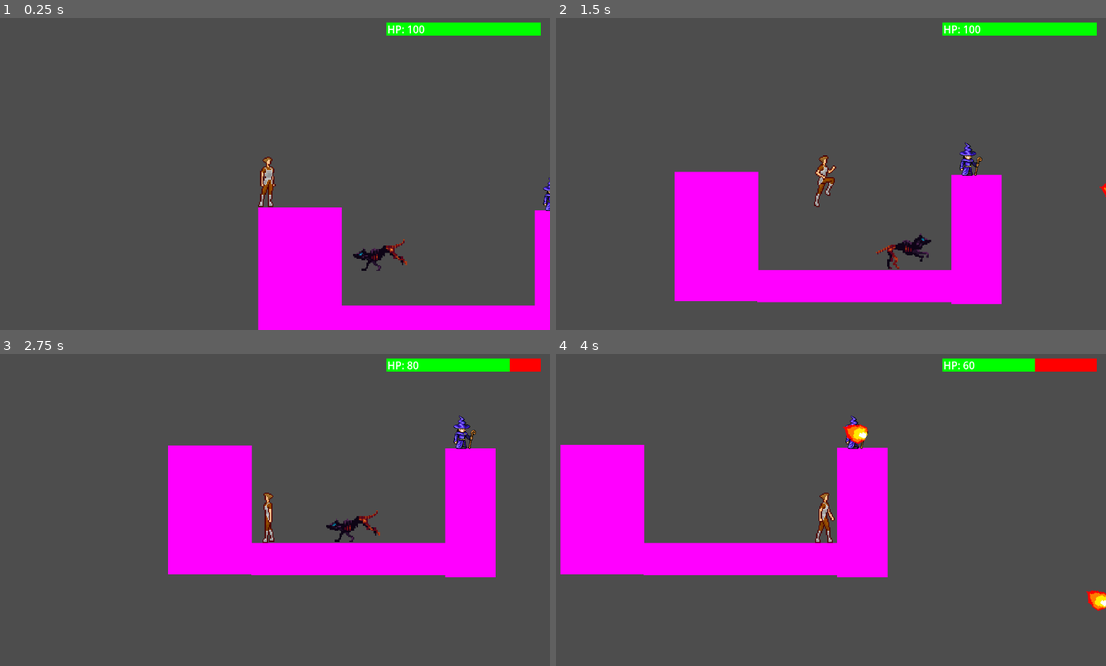
Above: before the commit, frames 1-4 (two rows, left to right).
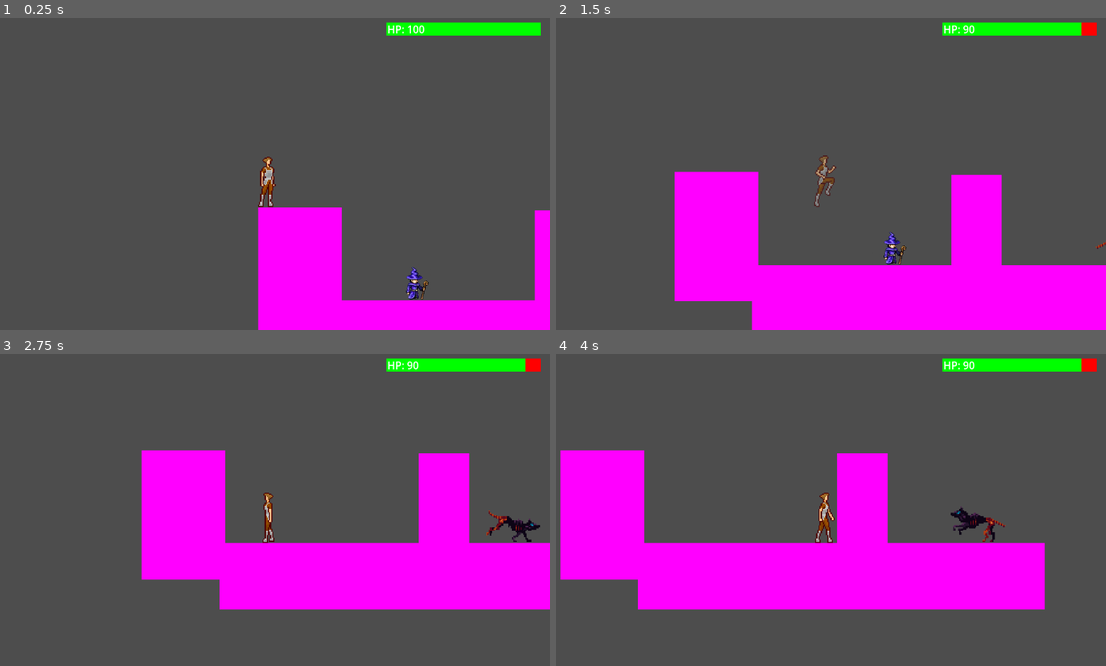
Above: after the commit, the same moments.

Repository: Max-Harold/GameJam25UD
Game: Godot game, scene res://scenes/test.tscn
Two runs of this game, one before a commit and one after it. Both use one fixed random seed, a clock stepped at 60 frames per second and the inputs below.
Inputs:
- Up to frame 1 (0.25 s): no input
- Up to frame 2 (1.5 s): tap Enter (ui_accept) at 0.5, 0.77 s; hold Right (ui_right) from 0.53 s (still down)
- Up to frame 3 (2.75 s): tap Enter (ui_accept) at 1.52 s; release Right (ui_right) at 2.03 s; hold Left (ui_left) from 2.03 s (still down)
- Up to frame 4 (4 s): release Left (ui_left) at 2.78 s; hold Right (ui_right) from 2.78 s (still down); tap Enter (ui_accept) at 3.02, 3.77 s

The runs differ from the first frame. In frame 1, 1.3% of the frame differs, in the area x 62-100%, y 51-93%; in frame 2, 9.7%; in frame 3, 15%, in the area x 25-100%, y 1-82%; in frame 4, 13%.

Commit message:
wizard be groovin'

Diff:
--- a/Globals.gd
+++ b/Globals.gd
@@ -1,9 +1,9 @@
 extends Node
 
 var damage_done = {
-	"foirball": -52,
+	"foirball": -10,
 	"spike": -100,
-	"color_hound": -20
+	"color_hound": -20,
 }
 
 # Called when the node enters the scene tree for the first time.
--- a/enemies/color_hound/color_hound.gd
+++ b/enemies/color_hound/color_hound.gd
@@ -2,8 +2,7 @@
 
 @onready var animated_sprite: AnimatedSprite2D = $AnimatedSprite2D
 
-@export var SPEED: float = 300.0
-const JUMP_VELOCITY = -400.0
+@export var SPEED: float = 200.0
 
 # positive - right
 var x_velocity: float = -SPEED
--- a/enemies/color_hound/color_hound.tscn
+++ b/enemies/color_hound/color_hound.tscn
@@ -119,12 +119,10 @@
 position = Vector2(46.8, 0.4)
 
 [node name="LeftRaycast" type="RayCast2D" parent="."]
-visible = false
 position = Vector2(0, 19.6)
 target_position = Vector2(-5, 0)
 
 [node name="RightRaycast" type="RayCast2D" parent="."]
-visible = false
 position = Vector2(46.8, 17.6)
 target_position = Vector2(5, 0)
 
--- a/enemies/foirwizard/foirwizard.gd
+++ b/enemies/foirwizard/foirwizard.gd
@@ -1,12 +1,65 @@
 extends CharacterBody2D
 var foirball:PackedScene
 var sum=0.0
+var player
+
+@onready var animated_sprite: AnimatedSprite2D = $AnimatedSprite2D
+
+@export var SPEED: float = 100.0
+
+# positive - right
+var x_velocity: float = SPEED
+
+@onready var left_down_raycast: RayCast2D = $LeftDownRaycast
+@onready var right_down_raycast: RayCast2D = $RightDownRaycast
+@onready var right_raycast: RayCast2D = $RightRaycast
+@onready var left_raycast: RayCast2D = $LeftRaycast
+
 func _ready()->void:
+	x_velocity = SPEED
 	foirball=preload('res://foirball/foirball.tscn')
+	player = get_tree().get_first_node_in_group('player')
+
+func _physics_process(delta: float) -> void:
+	# Add the gravity.
+	if not is_on_floor():
+		velocity += get_gravity() * delta
+
+	# Get the input direction and handle the movement/deceleration.
+	# As good practice, you should replace UI actions with custom gameplay actions.
+	var direction := Input.get_axis("ui_left", "ui_right")
+
+	velocity.x = x_velocity
+	var movingRight: bool = x_velocity > 0
+	if movingRight and ((not right_down_raycast.is_colliding() and is_on_floor()) or right_raycast.is_colliding()) :
+		x_velocity = -x_velocity
+		animated_sprite.flip_h = true
+		if right_raycast.is_colliding():
+			var collider = right_raycast.get_collider()
+			if collider.name == "Player":
+				collider.update_health(Globals.damage_done["color_hound"])
+
+	elif not movingRight and ((not left_down_raycast.is_colliding() and is_on_floor()) or left_raycast.is_colliding()):
+		x_velocity = -x_velocity
+		animated_sprite.flip_h = false
+		if left_raycast.is_colliding():
+			var collider = left_raycast.get_collider()
+			if collider.name == "Player":
+				collider.update_health(Globals.damage_done["color_hound"])
+
+
+	move_and_slide()
+
+
 func _process(delta:float)->void:
-	sum+=delta
-	if sum>1:
-		sum=0.0
-		var inst=foirball.instantiate()
-		inst.set_init_data(get_tree().get_first_node_in_group('player').get_position())
-		add_child(inst)
+
+	if not player.is_dead:
+		sum+=delta
+		if sum>1:
+			sum=0.0
+			var inst=foirball.instantiate()
+			player = get_tree().get_first_node_in_group('player')
+			print(player)
+			print(player.position)
+			inst.set_init_data(player.position - position)
+			add_child(inst)
--- a/enemies/foirwizard/foirwizard.tscn
+++ b/enemies/foirwizard/foirwizard.tscn
@@ -1,33 +1,64 @@
-[gd_scene load_steps=6 format=3 uid="uid://ptofbjhqrxqh"]
+[gd_scene load_steps=8 format=3 uid="uid://1wol57ye2v8x"]
 
 [ext_resource type="Script" path="res://enemies/foirwizard/foirwizard.gd" id="1_lyjhq"]
-[ext_resource type="Texture2D" uid="uid://tq4wovlg3mkm" path="res://enemies/foirwizard/idle.png" id="2_nky8f"]
-
-[sub_resource type="AtlasTexture" id="AtlasTexture_kjswt"]
-atlas = ExtResource("2_nky8f")
-region = Rect2(0, 0, 60, 86)
+[ext_resource type="Texture2D" uid="uid://cygicvymcoyt4" path="res://enemies/foirwizard/graphics/foirball-wizard-walk/foir_wizard_walk_bg_0.png" id="3_8368w"]
+[ext_resource type="Texture2D" uid="uid://dddttynb2l5t" path="res://enemies/foirwizard/graphics/foirball-wizard-walk/foir_wizard_walk_bg_1.png" id="4_4plpt"]
+[ext_resource type="Texture2D" uid="uid://cy6da13ho5n0j" path="res://enemies/foirwizard/graphics/foirball-wizard-walk/foir_wizard_walk_bg_2.png" id="5_i3dl1"]
+[ext_resource type="Texture2D" uid="uid://e6uu2pyn3vrc" path="res://enemies/foirwizard/graphics/foirball-wizard-walk/foir_wizard_walk_bg_3.png" id="6_b1nrc"]
 
 [sub_resource type="SpriteFrames" id="SpriteFrames_16ruf"]
 animations = [{
 "frames": [{
 "duration": 1.0,
-"texture": SubResource("AtlasTexture_kjswt")
+"texture": ExtResource("3_8368w")
+}, {
+"duration": 1.0,
+"texture": ExtResource("4_4plpt")
+}, {
+"duration": 1.0,
+"texture": ExtResource("5_i3dl1")
+}, {
+"duration": 1.0,
+"texture": ExtResource("6_b1nrc")
 }],
 "loop": true,
-"name": &"idle",
+"name": &"walk",
 "speed": 5.0
 }]
 
 [sub_resource type="RectangleShape2D" id="RectangleShape2D_ie2ln"]
-size = Vector2(42, 65)
+size = Vector2(51.5, 64.5)
 
-[node name="CharacterBody2D" type="CharacterBody2D"]
+[node name="FoirWizard" type="CharacterBody2D"]
 script = ExtResource("1_lyjhq")
 
 [node name="AnimatedSprite2D" type="AnimatedSprite2D" parent="."]
+position = Vector2(-20, -5)
 sprite_frames = SubResource("SpriteFrames_16ruf")
-animation = &"idle"
+animation = &"walk"
+autoplay = "walk"
+centered = false
 
 [node name="CollisionShape2D" type="CollisionShape2D" parent="."]
-position = Vector2(0, -7.5)
+position = Vector2(26.25, 35.75)
 shape = SubResource("RectangleShape2D_ie2ln")
+
+[node name="LeftRaycast" type="RayCast2D" parent="."]
+position = Vector2(0, 41)
+target_position = Vector2(-5, 0)
+
+[node name="RightRaycast" type="RayCast2D" parent="."]
+position = Vector2(51, 40)
+target_position = Vector2(5, 0)
+
+[node name="LeftDownRaycast" type="RayCast2D" parent="."]
+position = Vector2(1, 43)
+
+[node name="RightDownRaycast" type="RayCast2D" parent="."]
+position = Vector2(52, 44)
+
+[node name="Area2D" type="Area2D" parent="."]
+
+[node name="CollisionShape2D" type="CollisionShape2D" parent="Area2D"]
+position = Vector2(26.25, 35.75)
+shape = SubResource("RectangleShape2D_ie2ln")
--- a/foirball/foirball.gd
+++ b/foirball/foirball.gd
@@ -1,19 +1,26 @@
 extends Sprite2D
-var dest:Vector2
+
+
+var direction:Vector2
+const fireball_speed: float = 1000.0
+var dest_vector: Vector2
 func set_init_data(data):
+	dest_vector = data
 	var pos=get_global_position()
-	var xd=data.x-pos.x
-	var yd=data.y-pos.y
-	var scale=1000000
-	dest=Vector2(pos.x+xd*scale,pos.y+yd*scale)
+	var dx=data.x-pos.x
+	var dy=data.y-pos.y
+	#var scale=1000000
+	direction = Vector2(dx, dy).normalized()
 func _ready()->void:
-	look_at(Vector2(-dest.x,-dest.y))
+	rotate(direction.angle())
+	#look_at(dest_vector)
 func _process(delta: float)->void:
 	var pos=get_global_position()
-	var xd=dest.x-pos.x
-	var yd=dest.y-pos.y
-	var t=sqrt(xd*xd+yd*yd)/10
-	set_global_position(Vector2(pos.x+xd/t,pos.y+yd/t))
+	pos += fireball_speed * delta * direction
+	set_global_position(pos)
 func _on_area_2d_body_entered(body: Node2D) -> void:
-	pass
-	#queue_free()
+	if body.is_in_group('player'):
+		body.update_health(Globals.damage_done['foirball'])
+	print("colliede with "+body.name)
+	if body.name != "foirwizard":
+		queue_free()
--- a/player/player.gd
+++ b/player/player.gd
@@ -11,8 +11,8 @@
 const health_max: int = 100
 var health: int = 100
 
-const SPEED = 300.0
-const JUMP_VELOCITY = -400.0
+@export var SPEED = 300.0
+@export var JUMP_VELOCITY = -400.0
 
 @onready var _animated_sprite = $AnimatedSprite2D
 
@@ -78,7 +78,8 @@
 
 		var collider = collision.get_collider()
 		if collision.get_position().y > global_position.y:
-			if collider.name == "ColorHound":
+			print(collider.name)
+			if collider.name == "ColorHound" or collider.name == "foirwizard":
 				collider.queue_free()
 		else:
 			if collider.name == "ColorHound" and not is_invincible:
--- a/player/player.tscn
+++ b/player/player.tscn
@@ -125,12 +125,17 @@
 
 [node name="AnimatedSprite2D" type="AnimatedSprite2D" parent="."]
 sprite_frames = SubResource("SpriteFrames_l3nvs")
-animation = &"ko"
+animation = &"idle"
 autoplay = "idle"
-frame_progress = 0.551545
 
 [node name="CollisionShape2D" type="CollisionShape2D" parent="."]
 position = Vector2(1.5, 8.5)
 shape = SubResource("RectangleShape2D_dmwmu")
 
 [node name="Camera2D" type="Camera2D" parent="."]
+
+[node name="Area2D" type="Area2D" parent="."]
+
+[node name="CollisionShape2D" type="CollisionShape2D" parent="Area2D"]
+position = Vector2(1.5, 8.5)
+shape = SubResource("RectangleShape2D_dmwmu")
--- a/scenes/test.tscn
+++ b/scenes/test.tscn
@@ -1,18 +1,17 @@
-[gd_scene load_steps=6 format=3 uid="uid://cw1j0nu7440dh"]
+[gd_scene load_steps=7 format=3 uid="uid://cw1j0nu7440dh"]
 
 [ext_resource type="Script" path="res://scenes/level_handler.gd" id="1_bebdf"]
 [ext_resource type="PackedScene" uid="uid://b7wx4ic7bw7hv" path="res://environment/tmp_platform.tscn" id="1_mb6cc"]
 [ext_resource type="PackedScene" uid="uid://bkg6injskej1a" path="res://enemies/color_hound/color_hound.tscn" id="2_akfne"]
 [ext_resource type="PackedScene" uid="uid://b1ioi4bpxgmyn" path="res://player/player.tscn" id="3_adyui"]
 [ext_resource type="PackedScene" uid="uid://bc7jnute1v1jg" path="res://player/player_health.tscn" id="4_0avg7"]
-[ext_resource type="PackedScene" uid="uid://ptofbjhqrxqh" path="res://enemies/foirwizard/foirwizard.tscn" id="5_4n3ym"]
+[ext_resource type="PackedScene" uid="uid://1wol57ye2v8x" path="res://enemies/foirwizard/foirwizard.tscn" id="5_4n3ym"]
 
 [node name="Node2D" type="Node2D"]
 script = ExtResource("1_bebdf")
 
 [node name="ColorHound" parent="." instance=ExtResource("2_akfne")]
-position = Vector2(546, 283)
-SPEED = 200.0
+position = Vector2(1088, 318)
 
 [node name="Wall1" parent="." instance=ExtResource("1_mb6cc")]
 position = Vector2(311, 292)
@@ -24,16 +23,15 @@
 
 [node name="TmpPlatform" parent="." instance=ExtResource("1_mb6cc")]
 position = Vector2(487, 463)
+scale = Vector2(2.06156, 2.07098)
 
 [node name="Player" parent="." node_paths=PackedStringArray("healthbar") instance=ExtResource("3_adyui")]
 position = Vector2(327, 177)
 scale = Vector2(2.245, 2.245)
 healthbar = NodePath("../CanvasLayer/PlayerHealth")
 
-
-
 [node name="foirwizard" parent="." instance=ExtResource("5_4n3ym")]
-position = Vector2(912, 232)
+position = Vector2(581, 349)
 
 [node name="CanvasLayer" type="CanvasLayer" parent="."]
 
Binary file added: enemies/foirwizard/graphics/foirball-wizard-walk/foir_wizard_walk_0.png
Not shown, added: enemies/foirwizard/graphics/foirball-wizard-walk/foir_wizard_walk_0.png.import
Binary file added: enemies/foirwizard/graphics/foirball-wizard-walk/foir_wizard_walk_1.png
Not shown, added: enemies/foirwizard/graphics/foirball-wizard-walk/foir_wizard_walk_1.png.import
Binary file added: enemies/foirwizard/graphics/foirball-wizard-walk/foir_wizard_walk_2.png
Not shown, added: enemies/foirwizard/graphics/foirball-wizard-walk/foir_wizard_walk_2.png.import
Binary file added: enemies/foirwizard/graphics/foirball-wizard-walk/foir_wizard_walk_3.png
Not shown, added: enemies/foirwizard/graphics/foirball-wizard-walk/foir_wizard_walk_3.png.import
Binary file added: enemies/foirwizard/graphics/foirball-wizard-walk/foir_wizard_walk_bg_0.png
Not shown, added: enemies/foirwizard/graphics/foirball-wizard-walk/foir_wizard_walk_bg_0.png.import
Binary file added: enemies/foirwizard/graphics/foirball-wizard-walk/foir_wizard_walk_bg_1.png
Not shown, added: enemies/foirwizard/graphics/foirball-wizard-walk/foir_wizard_walk_bg_1.png.import
(and 18 more such lines)
